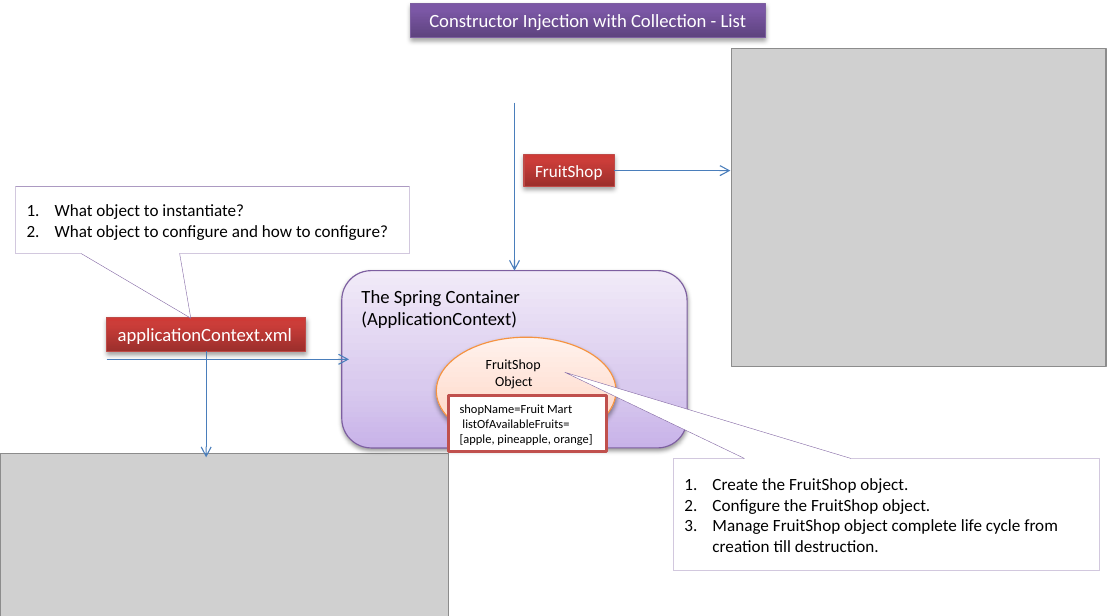
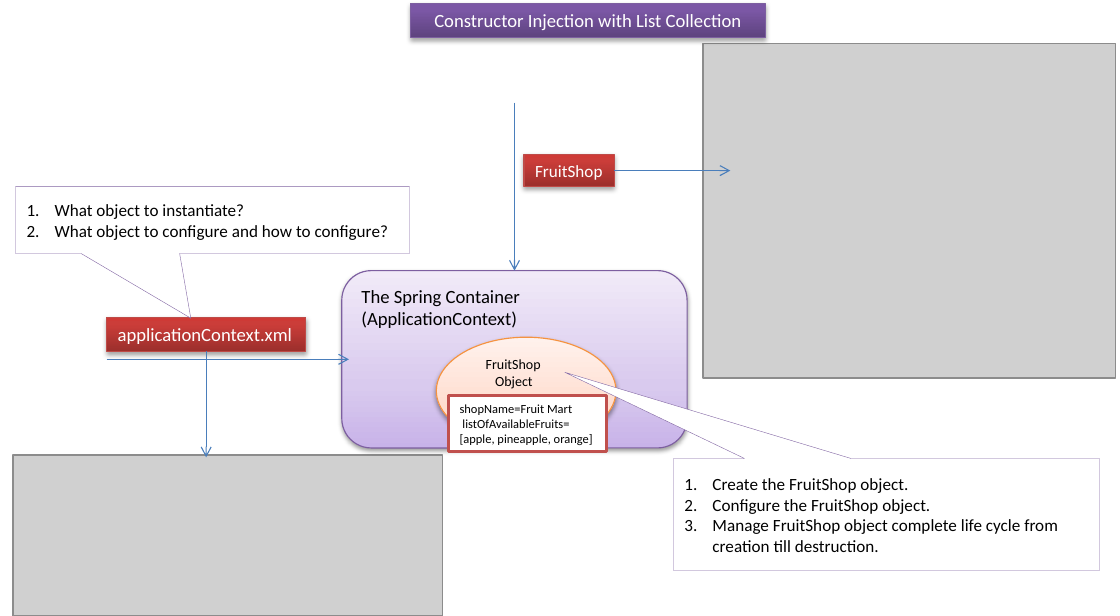
Before and after one commit to ramram43210/javaee, a slide deck: slide 4 of Later/Spring/4_Dependency_Injection/8/Constructor Injection with Collection_List.pptx. Drawn at 1120x616 pixels with LibreOffice and Linux fonts; fonts in the diff are those of the drawing; grey boxes stand for pictures. Boxes give left, top, right and bottom in pixels: in the first picture for what was removed or moved away, otherwise in the second. Text is boxed around its words. In the diff, an @@ line names an element or a change of style, - is before the commit and + after.

```diff
--- a/Later/Spring/4_Dependency_Injection/8/Constructor Injection with Collection_List.pptx
+++ b/Later/Spring/4_Dependency_Injection/8/Constructor Injection with Collection_List.pptx
@@ text in rectangle at (x1=434, y1=14, x2=741, y2=30): text changed @@
-Constructor Injection with Collection - List
+Constructor Injection with List Collection
@@ picture resized from (x1=731, y1=48, x2=1105, y2=366) to (x1=703, y1=44, x2=1116, y2=379) @@
@@ picture resized from (x1=0, y1=454, x2=449, y2=616) to (x1=13, y1=455, x2=442, y2=616) @@
```
Also in this commit, not shown: 4 other slides changed, 5 other files.
